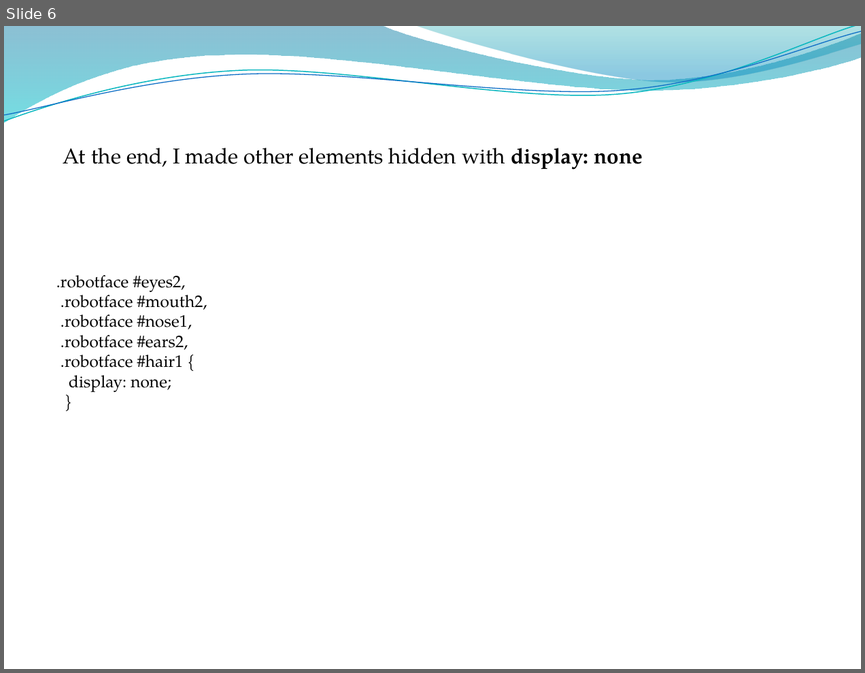
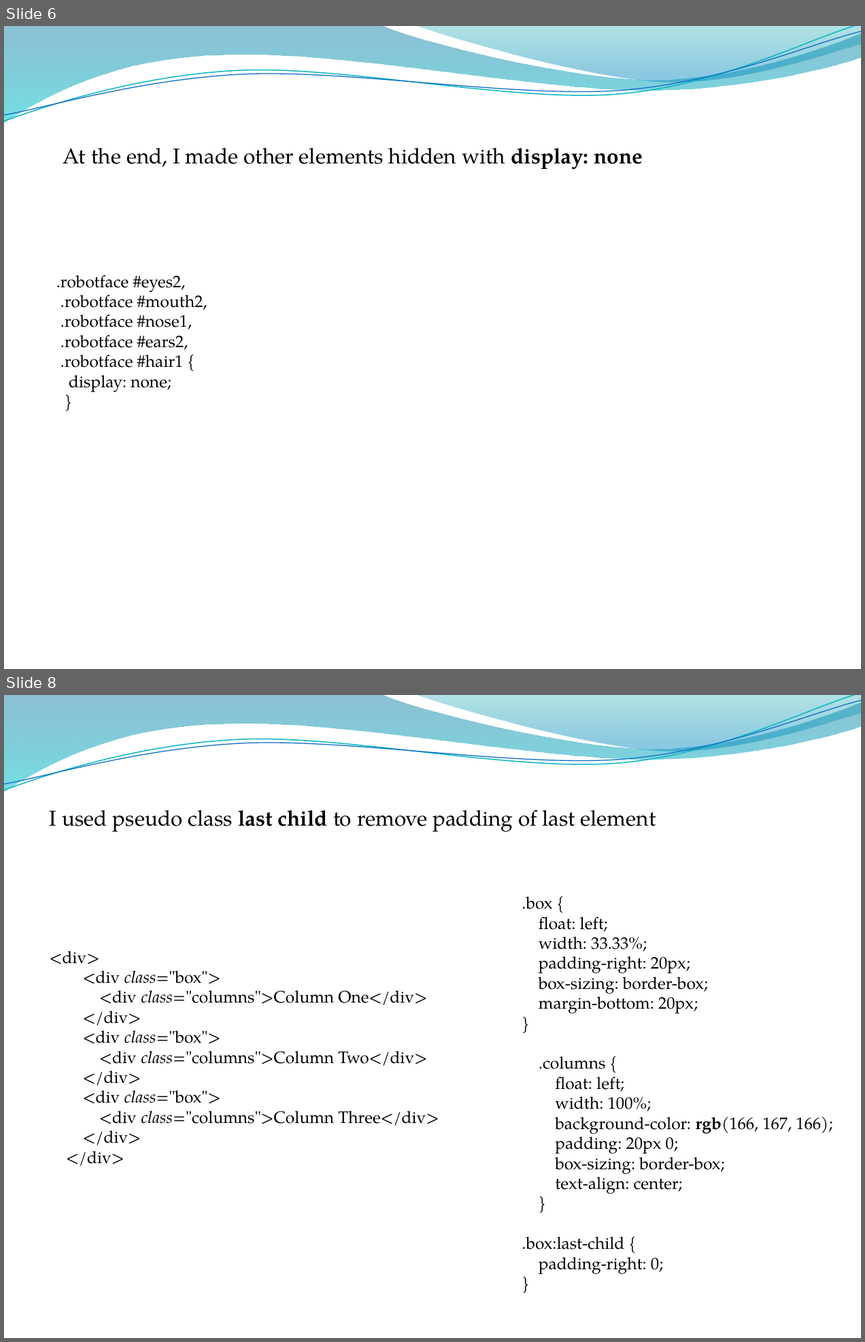
Before and after one commit to Melaverde1987/FE21-CSS-DAY2-Hrynko, a slide deck: CSS3 Day2.pptx. Shown one above the other, each under a label of ours: slide 6 before the commit, slides 6 and 8 after it; the slides between them are not shown. The pictures are 865x673 and 865x1342 pixels, drawn with LibreOffice and Linux fonts; fonts in the diff are those of the drawing; background and template pictures are left out. Boxes give left, top, right and bottom in pixels: in the first picture for what was removed or moved away, otherwise in the second. Text is boxed around its words. In the diff, an @@ line names an element or a change of style, - is before the commit and + after.

Commit message:
update

```diff
--- a/CSS3 Day2.pptx
+++ b/CSS3 Day2.pptx
@@ slide 8 added at box(4, 695, 861, 1338), background picture (left out); not listed: 4 template elements that a slide beside it also shows @@
@@ text added at box(50, 810, 656, 832), 18 pt, text #000000 @@
+I used pseudo class last child to remove padding of last element
@@ text added at box(521, 896, 832, 1274), 14 pt, text #000000 @@
+.box {
+float: left;
+width: 33.33%;
+padding-right: 20px;
+box-sizing: border-box;
+margin-bottom: 20px;
+}
+.columns {
+float: left;
+width: 100%;
+background-color: rgb(166, 167, 166);
+padding: 20px 0;
+box-sizing: border-box;
+text-align: center;
+}
+.box:last-child {
+padding-right: 0;
+}
@@ text added at box(50, 951, 439, 1166), 14 pt, text #000000 @@
+<div>
+<div class="box">
+<div class="columns">Column One</div>
+</div>
+<div class="box">
+<div class="columns">Column Two</div>
+</div>
+<div class="box">
+<div class="columns">Column Three</div>
+</div>
+</div>
```
Also in this commit, not shown: 1 other slide added.
